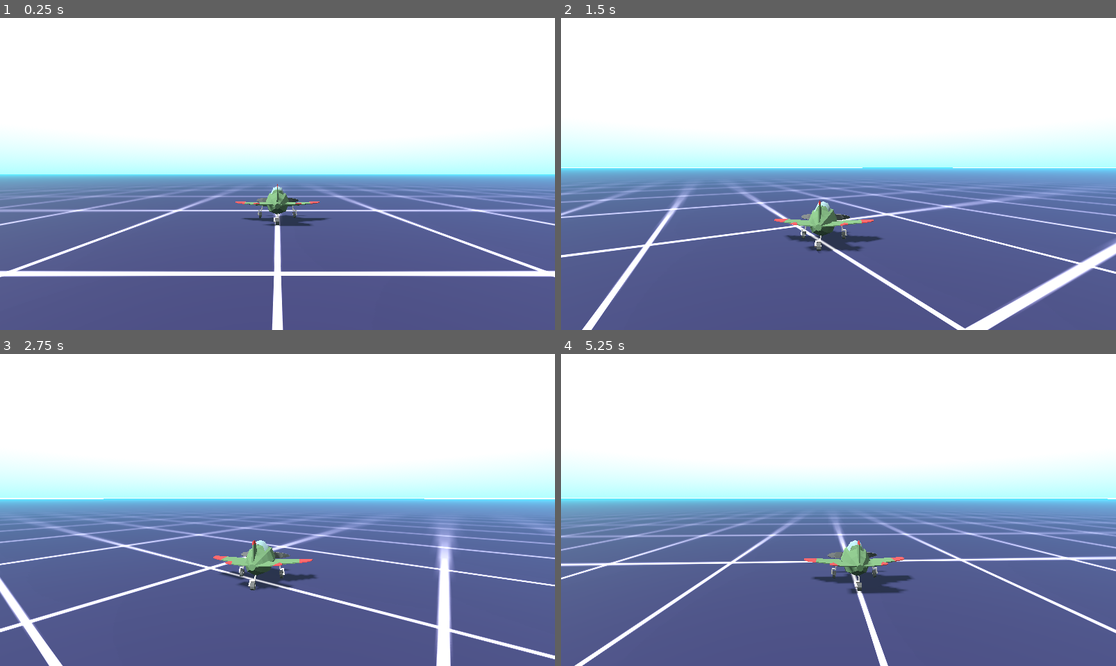
Above: before the commit, frames 1-4 (two rows, left to right).
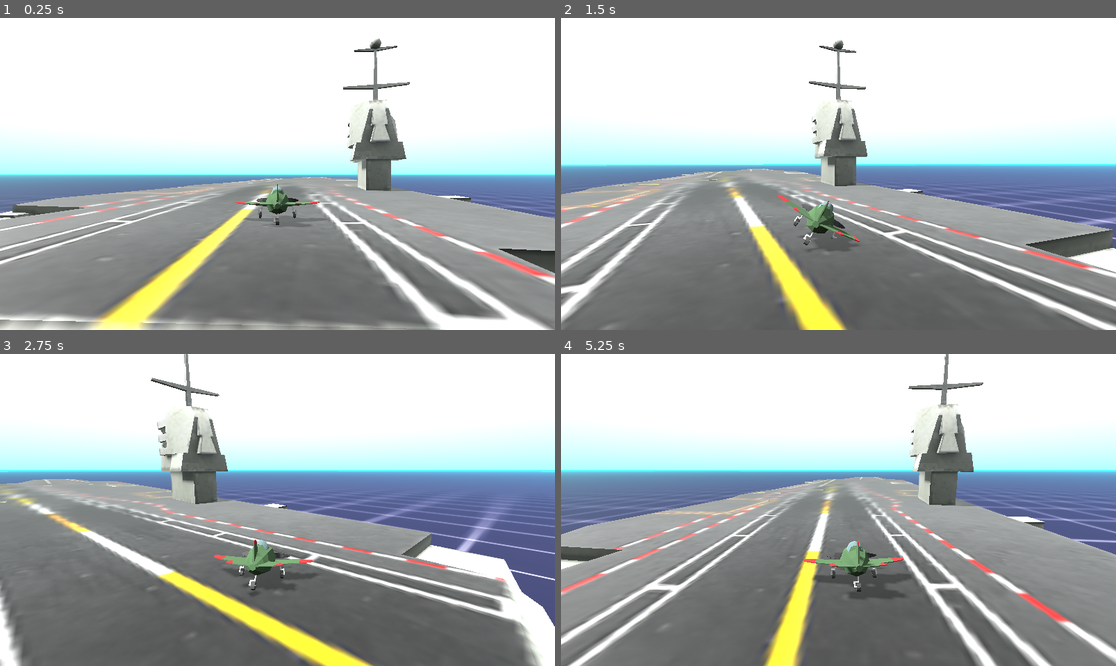
Above: after the commit, the same moments.

Repository: scottpetrovic/godot-arcade-plane
Game: Godot game, scene res://World/World.tscn
Same seed, same stepped clock (60 frames per second), same inputs: the game is played once before the commit and once after it.
Inputs:
- Up to frame 1 (0.25 s): no input
- Up to frame 2 (1.5 s): hold Right (roll_right) 0.53-1.28 s; hold Up (pitch_down) from 1.28 s (still down)
- Up to frame 3 (2.75 s): release Up (pitch_down) at 2.03 s; hold Right (roll_right) from 2.03 s (still down)
- Up to frame 4 (5.25 s): release Right (roll_right) at 2.78 s; hold Down (pitch_up) 2.78-3.53 s; hold Left (roll_left) 3.53-5.03 s; hold Up (pitch_down) from 5.03 s (still down)

The runs differ from the first frame. In frame 1, 47% of the frame differs, in the area x 0-100%, y 6-100%; in frame 2, 52%; in frame 3, 69%; in frame 4, 71%, in the area x 0-100%, y 0-100%.

Commit message:
Added aircraft carrier model

Diff:
--- /dev/null
+++ b/AircraftCarrier/Aircraft_Carrier.tscn
@@ -0,0 +1,21 @@
+[gd_scene load_steps=4 format=3 uid="uid://cl861nerpvmo8"]
+
+[ext_resource type="PackedScene" uid="uid://bc7flfj4e2c14" path="res://AircraftCarrier/aircraft_carrier_mesh.tscn" id="1_6s1ql"]
+
+[sub_resource type="BoxShape3D" id="BoxShape3D_518md"]
+size = Vector3(58, 17.4396, 189)
+
+[sub_resource type="BoxShape3D" id="BoxShape3D_6swja"]
+size = Vector3(26.5334, 17.4004, 81.6611)
+
+[node name="AircraftCarrier" type="StaticBody3D"]
+
+[node name="aircraft-carrier_mesh" parent="." instance=ExtResource("1_6s1ql")]
+
+[node name="CollisionShapeBase" type="CollisionShape3D" parent="."]
+transform = Transform3D(1, 0, 0, 0, 1, 0, 0, 0, 1, 0, -2.28021, -34.5)
+shape = SubResource("BoxShape3D_518md")
+
+[node name="CollisionShape3D" type="CollisionShape3D" parent="."]
+transform = Transform3D(1, 0, 0, 0, 1, 0, 0, 0, 1, 0, -2.2998, 100.731)
+shape = SubResource("BoxShape3D_6swja")
--- /dev/null
+++ b/AircraftCarrier/aircraft_carrier_mesh.tscn
@@ -0,0 +1,5 @@
+[gd_scene load_steps=2 format=3 uid="uid://bc7flfj4e2c14"]
+
+[ext_resource type="PackedScene" uid="uid://dv1wa0ocvnxcm" path="res://AircraftCarrier/aircraft-carrier.glb" id="1_qk0i5"]
+
+[node name="aircraft-carrier_mesh" instance=ExtResource("1_qk0i5")]
--- a/World/World.tscn
+++ b/World/World.tscn
@@ -1,9 +1,10 @@
-[gd_scene load_steps=8 format=3 uid="uid://dk0av4tlip45w"]
+[gd_scene load_steps=9 format=3 uid="uid://dk0av4tlip45w"]
 
 [ext_resource type="Texture2D" uid="uid://bs7rio5pun7i8" path="res://World/ground-grid.png" id="1_d50x1"]
 [ext_resource type="PackedScene" uid="uid://d3ovo2it7nbnh" path="res://Plane/airplane.tscn" id="1_niayg"]
 [ext_resource type="Environment" uid="uid://rl8h2c4eejfg" path="res://World/WorldEnvironment.tres" id="3_wr3gr"]
 [ext_resource type="Script" path="res://godot-interpolated-camera3d-master/addons/interpolated_camera_3d/interpolated_camera_3d.gd" id="4_4maxk"]
+[ext_resource type="PackedScene" uid="uid://cl861nerpvmo8" path="res://AircraftCarrier/Aircraft_Carrier.tscn" id="5_oawla"]
 
 [sub_resource type="StandardMaterial3D" id="StandardMaterial3D_w3fyu"]
 albedo_texture = ExtResource("1_d50x1")
@@ -11,13 +12,13 @@
 
 [sub_resource type="BoxMesh" id="BoxMesh_vsd7p"]
 material = SubResource("StandardMaterial3D_w3fyu")
-size = Vector3(800, 0.2, 800)
+size = Vector3(2000, 0.2, 2000)
 subdivide_width = 30
 subdivide_height = 1
 subdivide_depth = 30
 
 [sub_resource type="BoxShape3D" id="BoxShape3D_wiqa6"]
-size = Vector3(800, 0.2, 800)
+size = Vector3(2000, 0.2, 2000)
 
 [node name="World" type="Node3D"]
 
@@ -31,23 +32,26 @@
 shape = SubResource("BoxShape3D_wiqa6")
 
 [node name="Airplane" parent="." instance=ExtResource("1_niayg")]
-transform = Transform3D(-4.37114e-08, 0, -1, 0, 1, 0, 1, 0, -4.37114e-08, -1, 0.399083, 0)
+transform = Transform3D(0.195552, 0, -0.980693, 0, 1, 0, 0.980693, 0, 0.195552, -22.4193, 3.6526, 1.46834)
 
 [node name="CameraTarget" type="Node3D" parent="Airplane"]
 transform = Transform3D(1, 0, 0, 0, 1, 0, 0, 0, 1, 1.39257e-07, 0.638382, 3.18583)
 
 [node name="DirectionalLight3D" type="DirectionalLight3D" parent="."]
-transform = Transform3D(1, 0, 0, 0, -0.673941, 0.738785, 0, -0.738785, -0.673941, 0, 2.13743, 0)
+transform = Transform3D(1, 0, 0, 0, -0.673941, 0.738785, 0, -0.738785, -0.673941, 0, 15.0104, 0)
 shadow_enabled = true
 
 [node name="WorldEnvironment" type="WorldEnvironment" parent="."]
 environment = ExtResource("3_wr3gr")
 
 [node name="InterpolatedCamera3D" type="Camera3D" parent="." node_paths=PackedStringArray("target")]
-transform = Transform3D(-4.37114e-08, 0, -1, 0, 1, 0, 1, 0, -4.37114e-08, -5.40957, 0.585297, 0)
+transform = Transform3D(0.195552, 0, -0.980693, 0, 1, 0, 0.980693, 0, 0.195552, -26.7437, 3.83881, 2.33065)
 current = true
 fov = 66.6
 script = ExtResource("4_4maxk")
 translate_speed = 0.598
 rotate_speed = 0.787
 target = NodePath("../Airplane/CameraTarget")
+
+[node name="AircraftCarrier" parent="." instance=ExtResource("5_oawla")]
+transform = Transform3D(-8.74228e-09, 0, 0.2, 0, 0.2, 0, -0.2, 0, -8.74228e-09, 0, 2.04257, 0)
--- a/World/WorldEnvironment.tres
+++ b/World/WorldEnvironment.tres
@@ -4,6 +4,7 @@
 sky_top_color = Color(0.580296, 0.863563, 0.878118, 1)
 sky_horizon_color = Color(0.344641, 0.719726, 0.799969, 1)
 sky_curve = 0.0861522
+ground_horizon_color = Color(0.167792, 0.725534, 0.839562, 1)
 sun_angle_max = 0.0
 energy_multiplier = 2.0
 
@@ -14,7 +15,10 @@
 background_mode = 2
 background_color = Color(0.617341, 0.93432, 0.707474, 1)
 sky = SubResource("Sky_6xugb")
+ambient_light_source = 3
+ambient_light_sky_contribution = 0.55
 fog_enabled = true
 fog_light_color = Color(0.293777, 0.912119, 0.942475, 1)
-fog_density = 0.005
-fog_aerial_perspective = 1.0
+fog_light_energy = 1.2
+fog_density = 0.0005
+fog_sky_affect = 0.0
Binary file added: AircraftCarrier/aircraft-carrier.glb
Not shown, added: AircraftCarrier/aircraft-carrier.glb.import
Binary file added: AircraftCarrier/aircraft-carrier_Image_0.png
Not shown, added: AircraftCarrier/aircraft-carrier_Image_0.png.import
Binary file added: AircraftCarrier/aircraft-carrier_Image_1.png
Not shown, added: AircraftCarrier/aircraft-carrier_Image_1.png.import
Binary file added: AircraftCarrier/aircraft-carrier_Image_2.jpg
Not shown, added: AircraftCarrier/aircraft-carrier_Image_2.jpg.import
